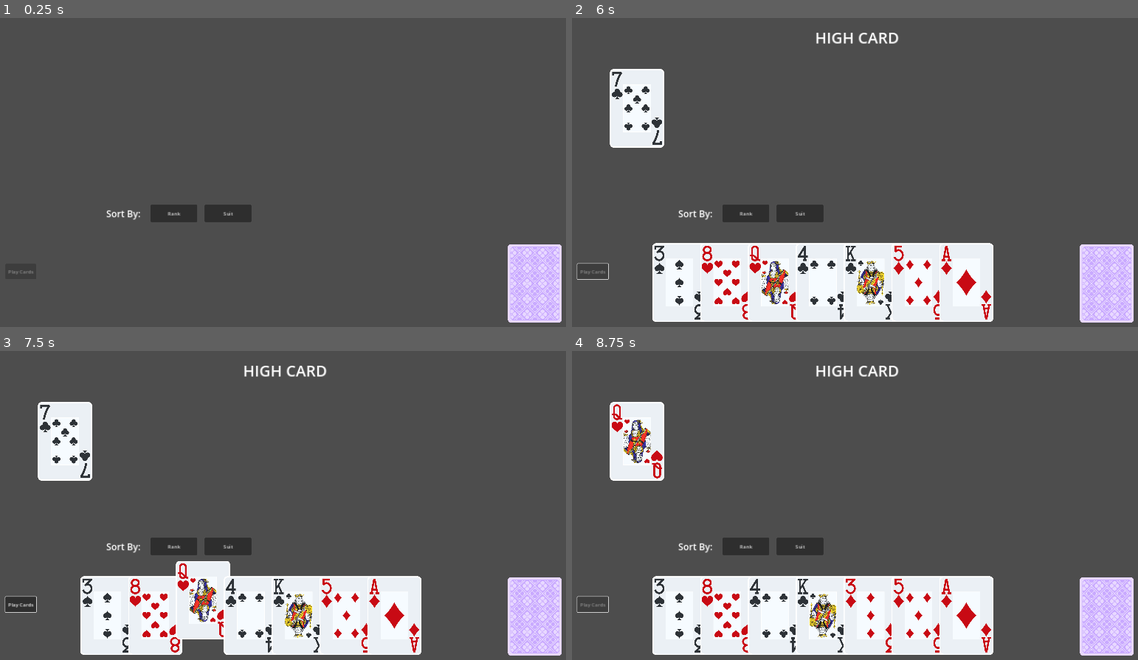
Above: before the commit, frames 1-4 (two rows, left to right).
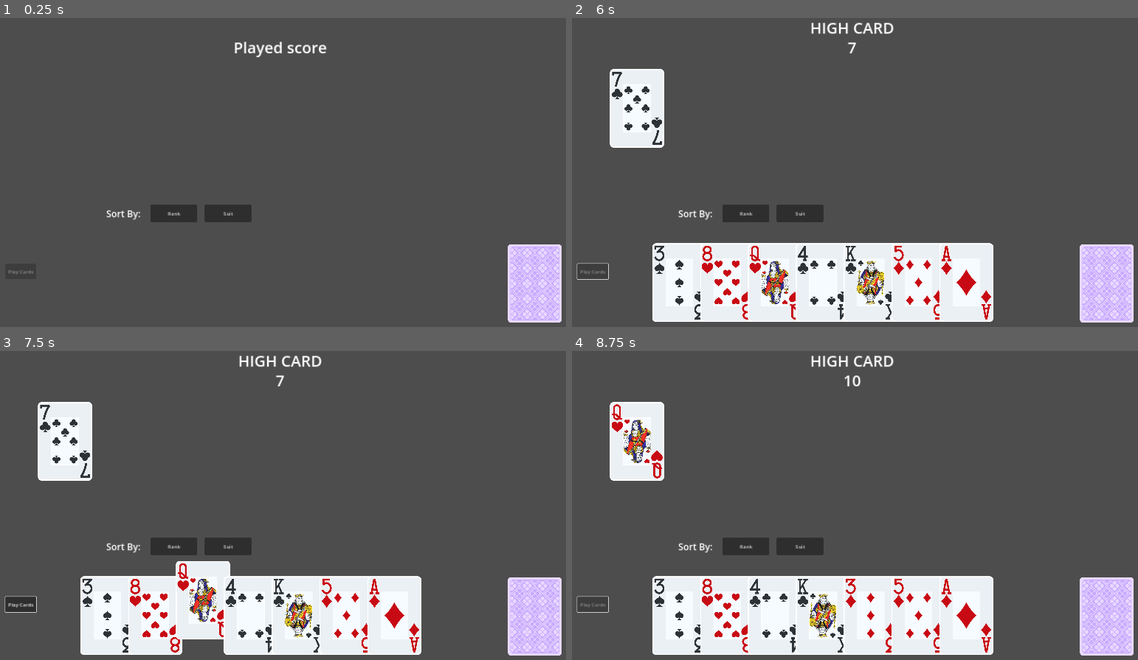
Above: after the commit, the same moments.

Repository: joverlee521/godot-card-game
Game: Godot game, scene res://scenes/card_battle.tscn
Two runs of this game, one before a commit and one after it. Both use one fixed random seed, a clock stepped at 60 frames per second and the inputs below. The project has no main scene, so this scene is started directly.
Inputs (mouse positions are in pixels of both pictures, inside the frame that each line leads up to):
- Up to frame 1 (0.25 s): no input
- Up to frame 2 (6 s): click "Rank" at 0.5 s; click "Suit" at 1.25 s; click "Rank" at 2 s; click "Suit" at 2.75 s; click "Rank" at 3.5 s; click "Suit" at 4.25 s; tap Enter at 5 s; move the mouse to (871, 283) at 5.02 s; press the mouse at (871, 283) at 5.03 s; release the mouse at (871, 283) at 5.75 s; click "Play Cards" at 5.75 s
- Up to frame 3 (7.5 s): tap Space at 6.5 s; move the mouse to (67, 440) at 6.52 s; click (67, 440) at 6.6 s; tap Enter at 7.25 s; move the mouse to (203, 616) at 7.27 s; press the mouse at (203, 616) at 7.28 s
- Up to frame 4 (8.75 s): release the mouse at (775, 616) at 8 s; click "Play Cards" at 8 s

The runs differ from the first frame. In frame 1, 0.3% of the frame differs, in the area x 41-58%, y 7-13%; in frame 2, 0.6%; in frame 3, 0.6%; in frame 4, 0.6%, in the area x 42-58%, y 1-12%.

Commit message:
Calculate hand score

Diff:
--- a/scenes/played_hand.gd
+++ b/scenes/played_hand.gd
@@ -1,4 +1,5 @@
 extends Node2D
+
 
 var hand_types = [
 	StraightFlush,
@@ -11,6 +12,8 @@
 	Pair,
 	HighCard,
 ]
+
+var hand_score = 0
 
 
 func _ready():
@@ -31,11 +34,18 @@
 		var verified_cards = hand.verify_hand()
 		if !verified_cards.is_empty():
 			$PlayedHandName.text = hand.name.to_upper()
-			# TODO: Calculate played cards values here
 			verified_cards.map(func(card): card.position.y -= 50)
+			calculate_hand_score(verified_cards, hand.base_score)
+			$PlayedHandScore.text = str(hand_score)
 			break
 
 	await get_tree().create_timer(2.0).timeout
 
 	$PlayedHandName.text = ""
+	$PlayedHandScore.text = ""
 	get_tree().call_group("played_cards", "queue_free")
+
+
+func calculate_hand_score(cards, score_multiplier):
+	var sum = cards.reduce(func(accum, card): return accum + card.card_value, 0)
+	hand_score = sum * score_multiplier
--- a/scenes/played_hand.tscn
+++ b/scenes/played_hand.tscn
@@ -8,13 +8,26 @@
 [node name="PlayedHandName" type="Label" parent="."]
 anchors_preset = 10
 anchor_right = 1.0
-offset_left = 216.0
-offset_top = 64.0
-offset_right = 1716.0
-offset_bottom = 133.0
+offset_left = 200.0
+offset_top = 32.0
+offset_right = 1700.0
+offset_bottom = 101.0
 grow_horizontal = 2
 theme_override_font_sizes/font_size = 50
 text = "Played hand"
+horizontal_alignment = 1
+vertical_alignment = 1
+
+[node name="PlayedHandScore" type="Label" parent="."]
+anchors_preset = 10
+anchor_right = 1.0
+offset_left = 200.0
+offset_top = 96.0
+offset_right = 1700.0
+offset_bottom = 165.0
+grow_horizontal = 2
+theme_override_font_sizes/font_size = 50
+text = "Played score"
 horizontal_alignment = 1
 vertical_alignment = 1
 
